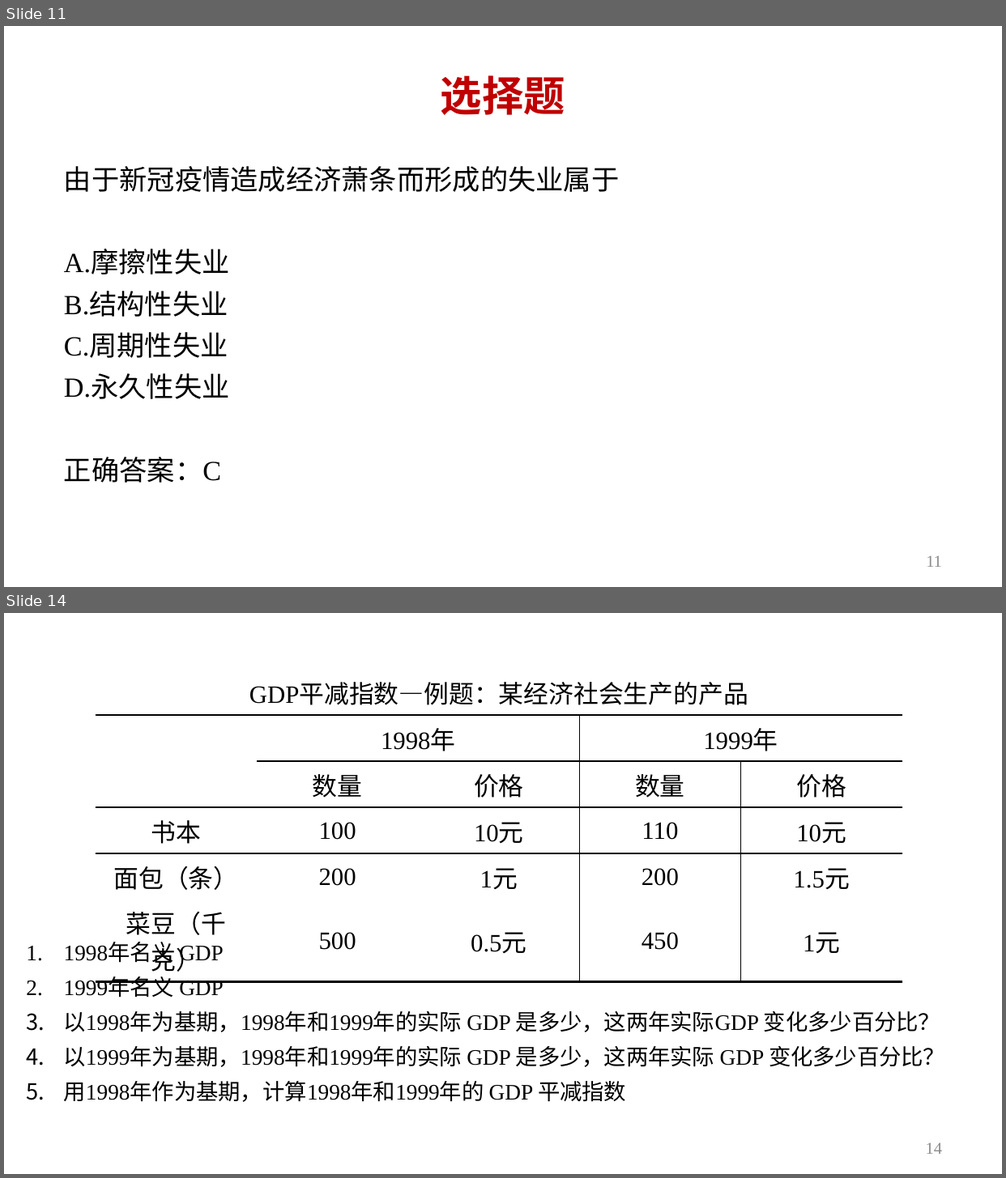
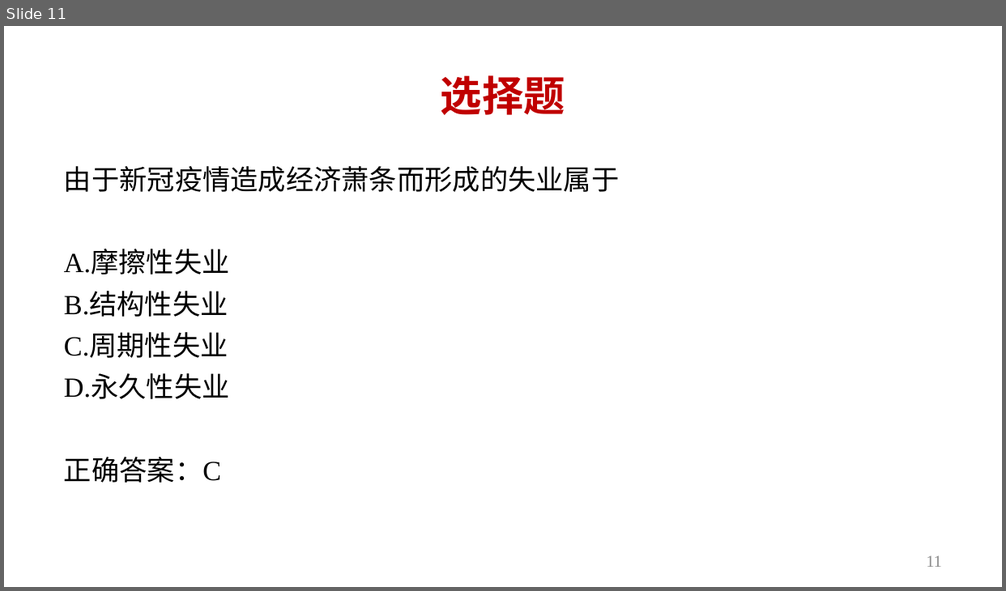
Before and after one commit to AlbertLei/macro23, a slide deck: content/slides/ch9-review.pptx. Shown one above the other, each under a label of ours: slides 11 and 14 before the commit, slide 11 after it; the slides between them are not shown. The pictures are 1006x1178 and 1006x591 pixels, drawn with LibreOffice and Linux fonts; fonts in the diff are those of the drawing. Boxes give left, top, right and bottom in pixels: in the first picture for what was removed or moved away, otherwise in the second. Text is boxed around its words. In the diff, an @@ line names an element or a change of style, - is before the commit and + after.

```diff
--- a/content/slides/ch9-review.pptx
+++ b/content/slides/ch9-review.pptx
@@ slide 14 removed at [4,613,1002,1174], background #FFFFFF @@
@@ table removed at [96,669,904,975], 6 rows, 5 columns @@
-GDP平减指数—例题：某经济社会生产的产品 |  |  |  | 
- | 1998年 |  | 1999年 | 
- | 数量 | 价格 | 数量 | 价格
-书本 | 100 | 10元 | 110 | 10元
-面包（条） | 200 | 1元 | 200 | 1.5元
-菜豆（千克） | 500 | 0.5元 | 450 | 1元
@@ text removed at [64,943,945,1102] @@
-1. 1998年名义 GDP
-2. 1999年名义 GDP
-3. 以1998年为基期，1998年和1999年的实际 GDP 是多少，这两年实际GDP 变化多少百分比？
-4. 以1999年为基期，1998年和1999年的实际 GDP 是多少，这两年实际 GDP 变化多少百分比？
-5. 用1998年作为基期，计算1998年和1999年的 GDP 平减指数
@@ page number removed at [926,1143,942,1154] @@
-14
```
Also in this commit, not shown: 3 other slides removed, 7 other files.
